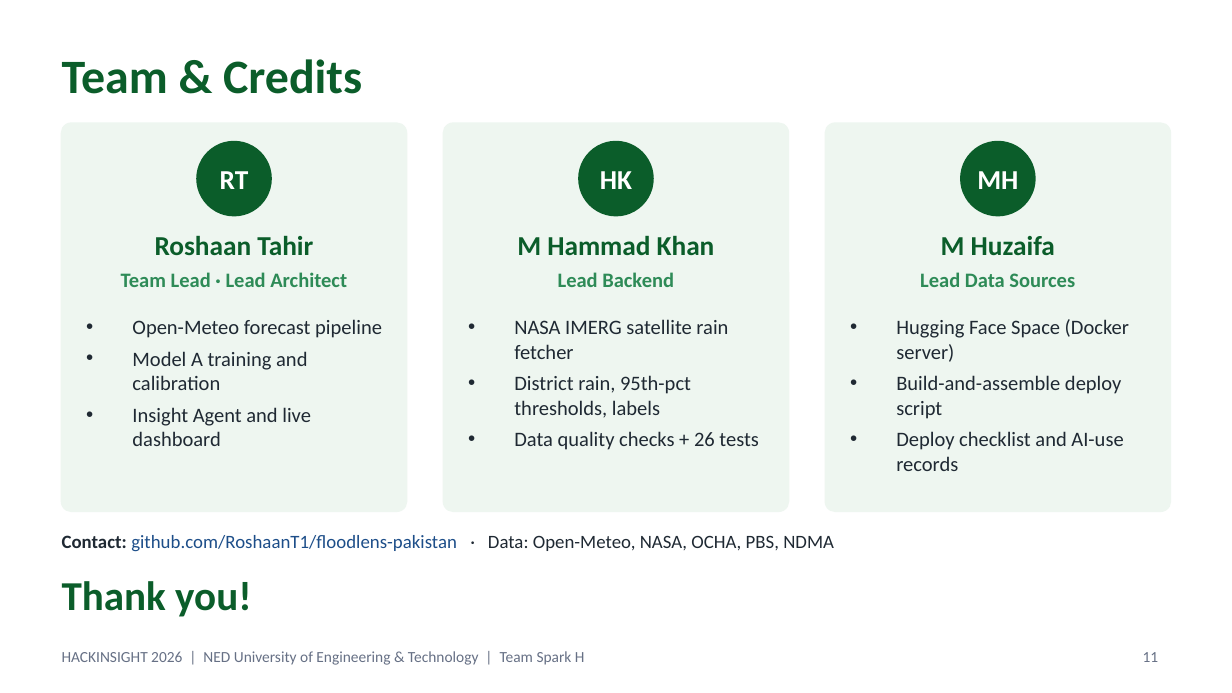
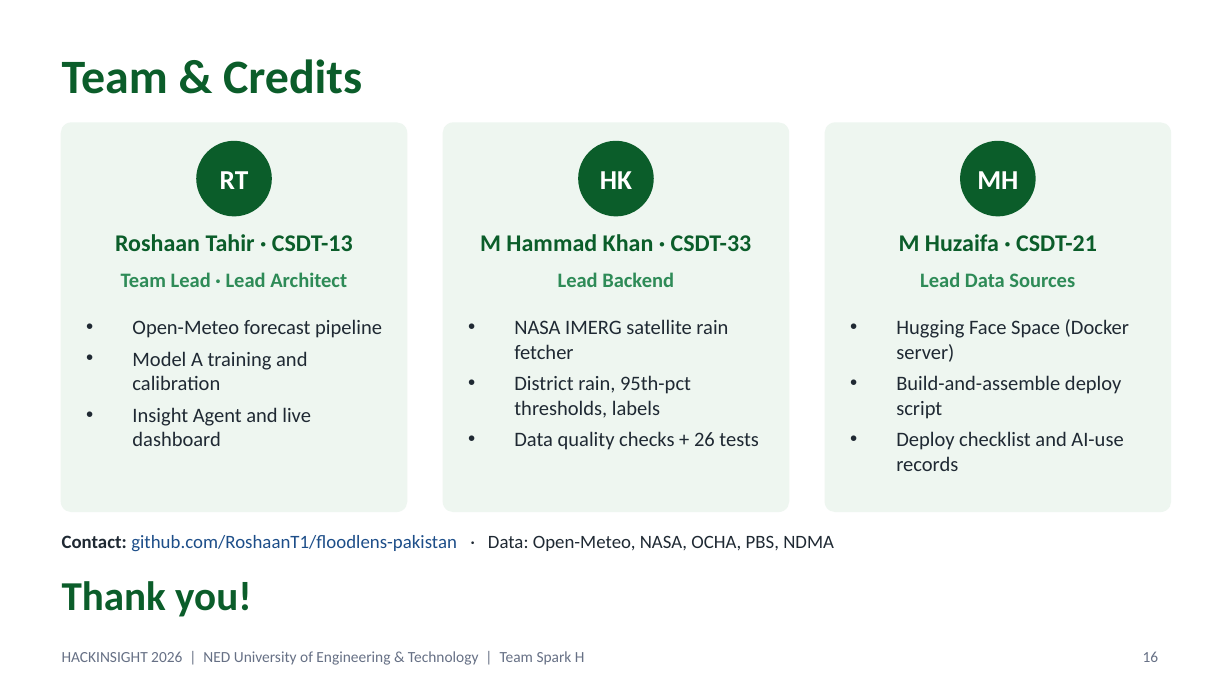
Before and after one commit to RoshaanT1/floodlens-pakistan, a slide deck: slide 16 of FloodLens_SparkH.pptx (slide 11 before the commit). Drawn at 1232x693 pixels with LibreOffice and Linux fonts; fonts in the diff are those of the drawing. Boxes give left, top, right and bottom in pixels: in the first picture for what was removed or moved away, otherwise in the second. Text is boxed around its words. In the diff, an @@ line names an element or a change of style, - is before the commit and + after.

```diff
--- a/FloodLens_SparkH.pptx
+++ b/FloodLens_SparkH.pptx
@@ text at <box>115,234,353,251</box>: text changed; size 16 to 14 pt @@
-Roshaan Tahir
+Roshaan Tahir · CSDT-13
@@ text at <box>480,234,752,251</box>: text changed; size 16 to 14 pt @@
-M Hammad Khan
+M Hammad Khan · CSDT-33
@@ text at <box>899,234,1097,251</box>: text changed; size 16 to 14 pt @@
-M Huzaifa
+M Huzaifa · CSDT-21
@@ page number at <box>1143,651,1159,662</box>: text changed @@
-11
+16
```
Also in this commit, not shown: 2 other slides changed, 5 slides added, 1 other file.
